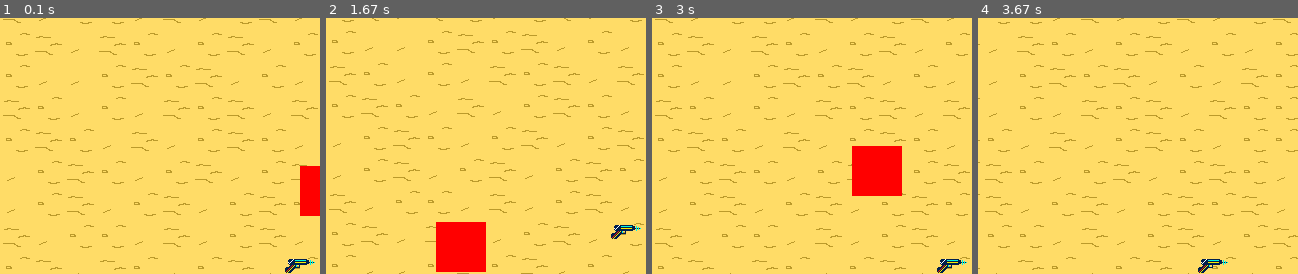
Above: before the commit, frames 1-4 (left to right).
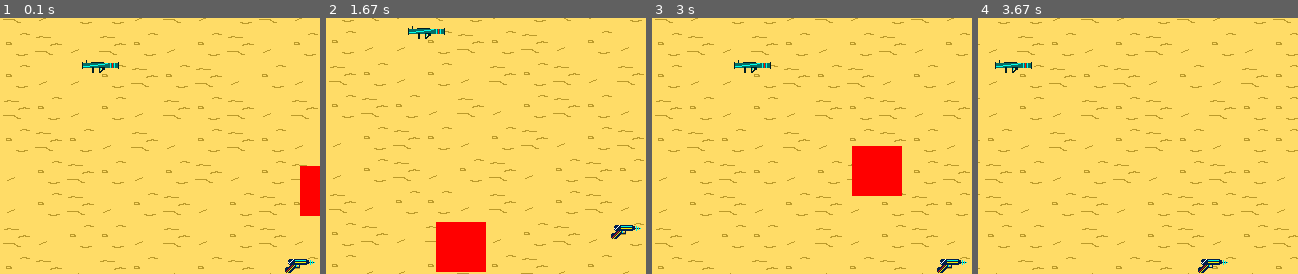
Above: after the commit, the same moments.

Repository: Antoine-Vitrian/Pygame_Project
Game: pygame game, started from camera_test.py
Same seed, same stepped clock (60 frames per second), same inputs: the game is played once before the commit and once after it.
Inputs (mouse positions are % of the whole screen's width and height, from its top left):
- Up to frame 1 (0.1 s): no input
- Up to frame 2 (1.67 s): press the mouse at (48, 62) at 0.37 s; move the mouse to (55, 42) at 0.47 s; release the mouse at (62, 23) at 0.6 s; hold A 0.67-1.2 s; hold S 1.23-1.53 s; hold A from 1.57 s (still down)
- Up to frame 3 (3 s): release A at 1.97 s; hold W 2-2.37 s; hold R from 2.4 s (still down); hold D from 2.4 s (still down)
- Up to frame 4 (3.67 s): release R at 3.03 s; release D at 3.03 s; hold D from 3.07 s (still down)
The pictures show only the part of the screen within x 0-50%, y 10-60%; the shares and areas given below are measured in that part.

The runs differ from the first frame. In frame 1, 0.3% of the frame differs, in the area x 25-38%, y 16-22%; in frame 2, 0.3%; in frame 3, 0.3%; in frame 4, 0.3%.

Commit message:
Adicionado bazuca

Diff:
--- a/camera_test.py
+++ b/camera_test.py
@@ -1,9 +1,8 @@
 import pygame
 import sys
-import random
 
 from character import Player_rect
-from guns import Gun, Laser_gun, EQUIP_EVENT, DEQUIP_EVENT
+from guns import *
 from camera import camera
 from game_map import *
 
@@ -25,22 +24,29 @@
 
 player = Player_rect(300, 200, 20, plr_col)
 
-gun = Gun(500, 450, 50, 'Img/Armas/arma_RW4.png', 1)
+gun = Gun(500, 450, 50, 'Img/Armas/arma_RW4.png', 12, 80)
+pistol = Gun(500, 700, 30, 'Img/Armas/pistol.png', 7, 60)
 
 laser_gun = Laser_gun(300, 300, 200, 'Img/Armas/laser_gun.png', 1)
+
+bazooka = Bazooka(100, 100, 10, 'Img/Armas/bazuca_FW1000.png', 1)
+
+loaded_guns = [gun, pistol, laser_gun, bazooka]
 
 # Objeto criado para teste
 obj_surface = pygame.surface.Surface((70, 70))
 obj = pygame.rect.Rect(600 - camera.x, 600 - camera.y, obj_surface.get_width(), obj_surface.get_height())
 
-def update_screen(player, gun, camera):
+def update_screen(player, guns, camera):
     camera.x = max(0, min(player.rect.x - SCREEN_WIDTH // 2, (len(map.tiles[0]) * TILES_SIZE) - SCREEN_WIDTH))
     camera.y = max(0, min(player.rect.y - SCREEN_HEIGHT // 2, (len(map.tiles) * TILES_SIZE) - SCREEN_HEIGHT))
 
     player.update(screen)
 
-    gun.update(player, screen)
-    laser_gun.update(player, screen)
+    for gun in guns:
+        gun.update(player, screen)
+        if gun.equiped == True:
+            gun.draw_ammo(screen)
 
     screen.blit(obj_surface, (obj.x - camera.x, obj.y -camera.y))
 
@@ -53,7 +59,7 @@
 
         map.draw(screen)
 
-        update_screen(player, gun, camera)
+        update_screen(player, loaded_guns, camera)
 
         for event in pygame.event.get():
             if event.type == pygame.QUIT:
@@ -67,7 +73,7 @@
             if event.type == EQUIP_EVENT:
                 player.equip()
             elif event.type == DEQUIP_EVENT:
-                player.equip()
+                player.dequip()
 
         # if laser_gun.laser.get('rect') and laser_gun.laser.get('rect').colliderect(gun.rect):
         #     print('teste')
--- a/character.py
+++ b/character.py
@@ -28,7 +28,10 @@
         screen.blit(self.surface, (self.rect.x - camera.x, self.rect.y - camera.y))
 
     def equip(self):
-        self.equiped = not self.equiped
+        self.equiped = True
+
+    def dequip(self):
+        self.equiped = False
 
 class Player_rect():
     def __init__(self, x, y, life, col):
@@ -40,6 +43,7 @@
         self.life = life
         self.equiped = False
         self.speed = 5
+
 
     def update(self, screen):
         keys_pressed = pygame.key.get_pressed()
@@ -56,4 +60,7 @@
         screen.blit(self.surface, (self.rect.x - camera.x, self.rect.y - camera.y))
 
     def equip(self):
-        self.equiped = not self.equiped
+        self.equiped = True
+
+    def dequip(self):
+        self.equiped = False
--- a/guns.py
+++ b/guns.py
@@ -6,7 +6,7 @@
 DEQUIP_EVENT = pygame.USEREVENT + 2
 
 class Gun():
-    def __init__(self,x, y, ammo, image, scale):
+    def __init__(self,x, y, ammo, image, blt_speed, recharge_time):
         # surface e rectangle
         self.image = pygame.image.load(image)
         self.rect = self.image.get_rect()
@@ -16,13 +16,16 @@
         self.ammo = ammo
         self.curr_ammo = ammo
         self.blts = []
-        self.blt_speed = 8
+        self.blt_speed = blt_speed
         self.blt_time = 150
+        self.recharge_time = recharge_time
+        self.recharge = False
 
         # outros
         self.angle = 0
         self.equiped = False
         self.x = (0, 0, 0)  # Track previous mouse state
+        self.hand = 'right'
 
     def update(self, plr, screen):
         keys_pressed = pygame.key.get_pressed()
@@ -51,28 +54,19 @@
 
             self.draw_gun(screen, plr)
 
-        for bullet in self.blts:
-            bullet.get("rect").x += bullet.get("speed_x")
-            bullet.get("rect").y += bullet.get("speed_y")
-
-            #TODO: Criar uma cor para a balaa
-            screen.blit(bullet.get("surface"), (bullet.get("rect").x - camera.x, bullet.get("rect").y - camera.y))
-
-            # Diminui tempo de vida da bala e remove se acabar
-            if bullet.get("time_to_live"):
-                bullet["time_to_live"] -= 1
-            else:
-                self.blts.remove(bullet)
-
-        # Lógica para atirar
-        if mouse_buttons[0] and self.prev_mouse_buttons[0] == 0 and self.curr_ammo > 0:
-            self.shoot()
-            self.curr_ammo -= 1
-
-        # Recarregar arma
-        if keys_pressed[pygame.K_r]:
-            self.curr_ammo = self.ammo
-
+            # Lógica para atirar
+            if mouse_buttons[0] and self.prev_mouse_buttons[0] == 0 and self.curr_ammo > 0 and self.recharge == False:
+                self.shoot()
+                self.curr_ammo -= 1
+
+            # Recarregar arma
+            if keys_pressed[pygame.K_r] and self.recharge == False and self.curr_ammo != self.ammo:
+                self.recharge = True
+
+        if self.recharge == True:
+            self.recharging()
+
+        self.handle_bullets(screen)
 
         self.prev_mouse_buttons = mouse_buttons
 
@@ -100,9 +94,44 @@
             }
             self.blts.append(bullet_info)
 
+    def handle_bullets(self, screen):
+        for bullet in self.blts:
+            bullet.get("rect").x += bullet.get("speed_x")
+            bullet.get("rect").y += bullet.get("speed_y")
+
+            #TODO: Criar uma cor para a balaa
+            screen.blit(bullet.get("surface"), (bullet.get("rect").x - camera.x, bullet.get("rect").y - camera.y))
+
+            # Diminui tempo de vida da bala e remove se acabar
+            if bullet.get("time_to_live"):
+                bullet["time_to_live"] -= 1
+            else:
+                self.blts.remove(bullet)
+
+    def recharging(self):
+        if self.recharge_time:
+            self.recharge_time -= 1
+        else:
+            self.curr_ammo = self.ammo
+            self.recharge_time = 80
+            self.recharge = False
+
+
+    def draw_ammo(self, screen):
+        # Desenha a munição da arma
+        pygame.draw.rect(screen, (255, 0, 0), (50, 50, self.ammo, 20))
+        pygame.draw.rect(screen, (0, 255, 0), (50, 50, self.curr_ammo, 20))
+
     def draw_gun(self, screen, plr):
+        pos_x, pos_y = pygame.mouse.get_pos()
+
+        if pos_x <= plr.rect.x - camera.x:
+            self.hand = 'left'
+        elif pos_x >= plr.rect.x + plr.rect.width  - camera.x:
+            self.hand = 'right'
+
         # Detecta se o jogador está apontando para direita ou esquerda
-        if self.angle > 90 or self.angle < -90:
+        if self.hand == 'left':
             self.rotated_image = pygame.transform.rotate(self.image, -self.angle)
             self.rotated_rect = self.rotated_image.get_rect(center=self.rect.center)
             self.fliped_image = pygame.transform.flip(self.rotated_image, False, True)
@@ -111,7 +140,7 @@
             self.rect.centery = plr.rect.centery
 
             screen.blit(self.fliped_image, (self.rotated_rect.x - camera.x, self.rotated_rect.y - camera.y))
-        else:
+        elif self.hand == 'right':
             self.rotated_image = pygame.transform.rotate(self.image, self.angle)
             self.rotated_rect = self.rotated_image.get_rect(center=self.rect.center)
 
@@ -119,6 +148,7 @@
             self.rect.centery = plr.rect.centery
 
             screen.blit(self.rotated_image, (self.rotated_rect.x - camera.x, self.rotated_rect.y - camera.y))
+
 
 #------------------Arma Laser------------------------------------------
 class Laser_gun():
@@ -134,9 +164,11 @@
         self.curr_ammo = ammo
         self.overheat_timer = 0
 
+
         # outras coisas da arma
         self.equiped = False
         self.angle = 0
+        self.hand = 'right'
 
 
     def update(self, plr, screen):
@@ -176,7 +208,6 @@
                     self.overheat_timer = 60
 
 
-            self.draw_ammo(screen)
 
         # Recarrega enquanto a munição é menor que a munição máxima e não está atirando
         if (self.curr_ammo < self.ammo and not mouse_buttons[0]) or self.overheat_timer:
@@ -197,26 +228,33 @@
             self.angle = direction.angle_to(pygame.Vector2(1, 0))
 
     def draw_gun(self, screen, plr):
+        pos_x, pos_y = pygame.mouse.get_pos()
+
+        if pos_x <= plr.rect.x - camera.x:
+            self.hand = 'left'
+        elif pos_x >= plr.rect.x + plr.rect.width  - camera.x:
+            self.hand = 'right'
+
         # Detecta se o jogador está apontando para direita ou esquerda
-            if self.angle > 90 or self.angle < -90:
-                rotated_image = pygame.transform.rotate(self.image, -self.angle)
-                rotated_rect = rotated_image.get_rect(center=self.rect.center)
-                # inverte a arma para ficar na posição certa do lado contrário
-                fliped_image = pygame.transform.flip(rotated_image, False, True)
-
-                # Define o centro da arma
-                self.rect.centerx = plr.rect.centerx - (plr.rect.width // 2)
-                self.rect.centery = plr.rect.centery
-
-                screen.blit(fliped_image, (rotated_rect.x - camera.x, rotated_rect.y - camera.y))
-            else:
-                rotated_image = pygame.transform.rotate(self.image, self.angle)
-                rotated_rect = rotated_image.get_rect(center=self.rect.center)
-
-                self.rect.centerx = plr.rect.centerx + (plr.rect.width // 2)
-                self.rect.centery = plr.rect.centery
-
-                screen.blit(rotated_image, (rotated_rect.x - camera.x, rotated_rect.y - camera.y))
+        if self.hand == 'left':
+            self.rotated_image = pygame.transform.rotate(self.image, -self.angle)
+            self.rotated_rect = self.rotated_image.get_rect(center=self.rect.center)
+            # inverte a arma para ficar na posição certa do lado contrário
+            self.fliped_image = pygame.transform.flip(self.rotated_image, False, True)
+
+            # Define o centro da arma
+            self.rect.centerx = plr.rect.x
+            self.rect.centery = plr.rect.centery
+
+            screen.blit(self.fliped_image, (self.rotated_rect.x - camera.x, self.rotated_rect.y - camera.y))
+        elif self.hand == 'right':
+            self.rotated_image = pygame.transform.rotate(self.image, self.angle)
+            self.rotated_rect = self.rotated_image.get_rect(center=self.rect.center)
+
+            self.rect.centerx = plr.rect.x + plr.rect.width
+            self.rect.centery = plr.rect.centery
+
+            screen.blit(self.rotated_image, (self.rotated_rect.x - camera.x, self.rotated_rect.y - camera.y))
 
     def draw_ammo(self, screen):
         # Desenha a munição da arma
@@ -241,3 +279,171 @@
         laser_start_y = (self.rect.centery - (self.rect.width * math.sin(radians)) // 2) - self.rect.width // 4
 
         return (laser_start_x - camera.x, laser_start_y - camera.y), (laser_tip_x, laser_tip_y)
+
+
+#--------------------------Basuca--------------------------------------------
+class Bazooka():
+    def __init__(self,x, y, ammo, image, scale):
+        # surface e rectangle
+        self.image = pygame.image.load(image)
+        self.rect = self.image.get_rect()
+        self.rect.center = (x, y)
+
+        #munições
+        self.ammo = ammo
+        self.curr_ammo = ammo
+        self.blts = []
+        self.blt_speed = 5
+        self.recharge_time = 80
+        self.recharge = False
+
+        # outros
+        self.angle = 0
+        self.equiped = False
+        self.x = (0, 0, 0)  # Track previous mouse state
+        self.hand = 'right'
+
+    def update(self, plr, screen):
+        keys_pressed = pygame.key.get_pressed()
+        mouse_buttons = pygame.mouse.get_pressed()
+
+        if self.equiped == False:
+            screen.blit(self.image, (self.rect.x - camera.x, self.rect.y - camera.y)) # desenha a arma jogada no chão
+
+            if self.rect.colliderect(plr):
+                if keys_pressed[pygame.K_e] and plr.equiped == False: # evento para equipar a arma
+                    self.equiped = True
+                    pygame.event.post(pygame.event.Event(EQUIP_EVENT))
+
+        else:
+            if keys_pressed[pygame.K_q] and plr.equiped == True: # evento para desequipar a arma
+                self.equiped = False
+                pygame.event.post(pygame.event.Event(DEQUIP_EVENT))
+
+            # Posição do mouse
+            pos_x, pos_y = pygame.mouse.get_pos()
+
+            # Calcular o ângulo do mouse comparado com a arma
+            # dist_x = pos_x - self.rect.centerx + camera.x
+            # dist_y = pos_y - self.rect.centery + camera.y
+            # self.angle = math.degrees(math.atan2(-dist_y, dist_x))
+
+            self.get_angle() #calcula o ângulo com vetores
+
+            # Lógica para atirar
+            if mouse_buttons[0] and self.prev_mouse_buttons[0] == 0 and self.curr_ammo > 0 and self.recharge == False:
+                self.shoot(pos_x, pos_y)
+                self.curr_ammo -= 1
+
+            # Recarregar arma
+            if keys_pressed[pygame.K_r] and self.recharge == False and self.curr_ammo != self.ammo:
+                self.recharge = True
+
+            self.draw_gun(screen, plr)
+
+        if self.recharge == True:
+            self.recharging()
+
+        self.handle_bullets(screen)
+
+        self.prev_mouse_buttons = mouse_buttons
+
+    #-----------------munição e balas-------------------------------
+    def shoot(self, mouse_x, mouse_y):
+        if self.equiped == True:
+
+            #criando a bala e transformando para ficar com o ângulo correto
+            bullet_surface = pygame.surface.Surface((19, 10), pygame.SRCALPHA)
+            bullet_surface.fill((255, 0, 0))
+            rotated_bullet_surface = pygame.transform.rotate(bullet_surface, self.angle)
+            bullet = rotated_bullet_surface.get_rect()
+            bullet.x, bullet.y = self.rect.x + self.rect.width // 2, self.rect.y + self.rect.height // 4
+
+            #calcula a velocidade y e x da bala
+            radians = math.radians(-self.angle)
+            cos_mouse = math.cos(radians)
+            sin_mouse = math.sin(radians)
+
+            self.blts.append({
+                "surface": rotated_bullet_surface,
+                "rect": bullet,
+                "speed_x": self.blt_speed * cos_mouse,
+                "speed_y": self.blt_speed * sin_mouse,
+                "explode_point": (mouse_x + camera.x, mouse_y + camera.y),
+                "explosion_time": 60
+            })
+
+    def handle_bullets(self, screen):
+        for bullet in self.blts:
+            bullet.get("rect").x += bullet.get("speed_x")
+            bullet.get("rect").y += bullet.get("speed_y")
+
+            #TODO: Criar uma cor para a balaa
+            screen.blit(bullet.get("surface"), (bullet.get("rect").x - camera.x, bullet.get("rect").y - camera.y))
+
+            x, y = bullet.get("explode_point")
+
+            if bullet["rect"].colliderect(x, y, 50, 50):
+                bullet["speed_x"] = 0
+                bullet["speed_y"] = 0
+                self.explosion(screen, bullet)
+
+
+    def explosion(self, screen, bullet):
+        EXPLOSION_SIZE = 70
+
+        if bullet["explosion_time"]:
+            pygame.draw.rect(screen, (255, 100, 59), (bullet["rect"].x - EXPLOSION_SIZE//2 - camera.x, bullet["rect"].y - EXPLOSION_SIZE//2 - camera.y, EXPLOSION_SIZE, EXPLOSION_SIZE))
+            bullet["explosion_time"] -= 1
+        else:
+            self.blts.remove(bullet)
+
+    def recharging(self):
+        if self.recharge_time:
+            self.recharge_time -= 1
+        else:
+            self.curr_ammo = self.ammo
+            self.recharge_time = 80
+            self.recharge = False
+
+    def draw_ammo(self, screen):
+        # Desenha a munição da arma
+        pygame.draw.rect(screen, (255, 0, 0), (50, 50, self.ammo * 5, 20))
+        pygame.draw.rect(screen, (0, 255, 0), (50, 50, self.curr_ammo * 5, 20))
+
+    #--------------arma-----------------
+    def draw_gun(self, screen, plr):
+        pos_x, pos_y = pygame.mouse.get_pos()
+
+        if pos_x <= plr.rect.x - camera.x:
+            self.hand = 'left'
+        elif pos_x >= plr.rect.x + plr.rect.width  - camera.x:
+            self.hand = 'right'
+
+        # Detecta se o jogador está apontando para direita ou esquerda
+        if self.hand == 'left':
+            self.rotated_image = pygame.transform.rotate(self.image, -self.angle)
+            self.rotated_rect = self.rotated_image.get_rect(center=self.rect.center)
+            self.fliped_image = pygame.transform.flip(self.rotated_image, False, True)
+
+            self.rect.centerx = plr.rect.centerx - (plr.rect.width // 2)
+            self.rect.centery = plr.rect.centery
+
+            screen.blit(self.fliped_image, (self.rotated_rect.x - camera.x, self.rotated_rect.y - camera.y))
+        elif self.hand == 'right':
+            self.rotated_image = pygame.transform.rotate(self.image, self.angle)
+            self.rotated_rect = self.rotated_image.get_rect(center=self.rect.center)
+
+            self.rect.centerx = plr.rect.centerx + (plr.rect.width // 2)
+            self.rect.centery = plr.rect.centery
+
+            screen.blit(self.rotated_image, (self.rotated_rect.x - camera.x, self.rotated_rect.y - camera.y))
+
+    def get_angle(self):
+        # calcula o ângulo da arma (com pygame.Vector2)
+        mouse_pos = pygame.Vector2(pygame.mouse.get_pos())  # Get raw mouse position
+        gun_pos = pygame.Vector2((self.rect.centerx - camera.x, self.rect.centery - camera.y))
+
+        direction = mouse_pos - gun_pos  # Vector from player to mouse
+        if direction.length() > 0:
+            self.angle = direction.angle_to(pygame.Vector2(1, 0))
Binary file removed: Img/Armas/Arma_YB3-German.png
Binary file added: Img/Armas/pistol.png
